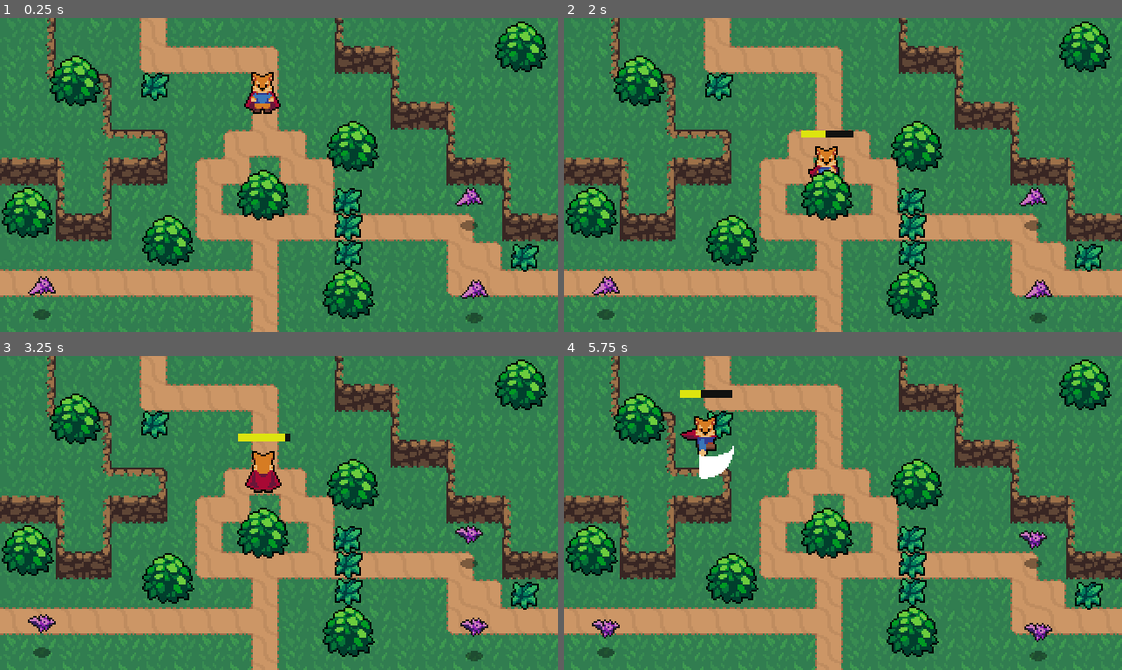
Above: before the commit, frames 1-4 (two rows, left to right).
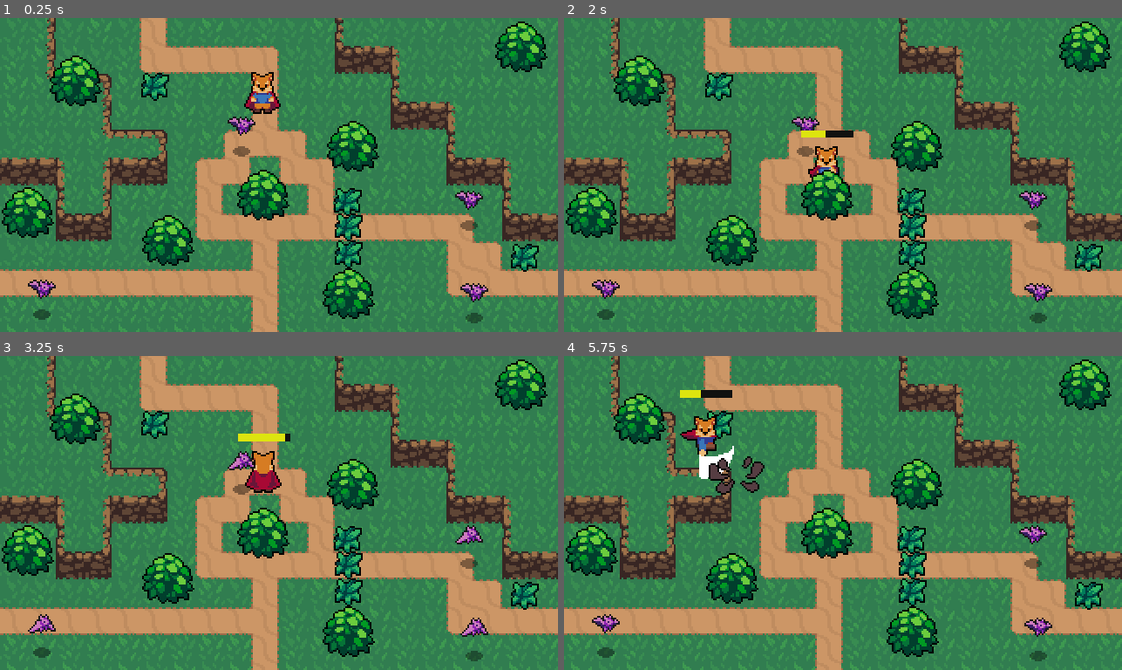
Above: after the commit, the same moments.

Repository: j-rodriguez99/Godot_ActionRPG
Game: Godot game, scene res://World.tscn
Same seed, same stepped clock (60 frames per second), same inputs: the game is played once before the commit and once after it.
Inputs:
- Up to frame 1 (0.25 s): no input
- Up to frame 2 (2 s): tap Enter (ui_accept) at 0.5, 0.77, 1.52 s; hold D (Right) 0.53-1.28 s; hold F (Attack) 0.53-1.28 s; hold S (Down) from 1.28 s (still down); tap F (Attack) at 1.35 s
- Up to frame 3 (3.25 s): release S (Down) at 2.03 s; hold D (Right) 2.03-2.78 s; hold F (Attack) 2.03-2.78 s; hold W (Up) from 2.78 s (still down); tap F (Attack) at 2.85 s; tap Enter (ui_accept) at 3.02 s
- Up to frame 4 (5.75 s): release W (Up) at 3.53 s; hold F (Attack) 3.53-4.28 s; hold A (Left) 3.53-5.03 s; tap Enter (ui_accept) at 3.77, 4.52 s; tap F (Attack) at 4.35 s; hold S (Down) from 5.03 s (still down); hold F (Attack) from 5.03 s (still down)

The runs differ from the first frame. In frame 1, 0.8% of the frame differs, in the area x 5-88%, y 31-91%; in frame 2, 0.8%; in frame 3, 0.6%; in frame 4, 1.2%, in the area x 5-88%, y 31-92%.

Commit message:
Enemy Death Effect and Bug Fix

Diff:
--- a/Bat.gd
+++ b/Bat.gd
@@ -2,6 +2,7 @@
 
 var knockback : Vector2 = Vector2.ZERO
 onready var stats : Node = $Stats
+const Bat_death_effect = preload("res://Effects/BatDeathEffect.tscn")
 
 func _physics_process(delta: float) -> void:
 	knockback = knockback.move_toward(Vector2.ZERO, delta * 100)
@@ -17,3 +18,9 @@
 
 func _on_Stats_death() -> void:
 	queue_free()
+	create_death_effect()
+
+func create_death_effect():
+	var bat_death_node = Bat_death_effect.instance()
+	get_parent().add_child(bat_death_node)
+	bat_death_node.global_position = global_position
--- /dev/null
+++ b/Effects/BatDeathEffect.tscn
@@ -0,0 +1,58 @@
+[gd_scene load_steps=14 format=2]
+
+[ext_resource path="res://Effects/Effect.gd" type="Script" id=1]
+[ext_resource path="res://Effects/EnemyDeathEffect.png" type="Texture" id=2]
+
+[sub_resource type="AtlasTexture" id=1]
+atlas = ExtResource( 2 )
+region = Rect2( 0, 0, 32, 32 )
+
+[sub_resource type="AtlasTexture" id=2]
+atlas = ExtResource( 2 )
+region = Rect2( 32, 0, 32, 32 )
+
+[sub_resource type="AtlasTexture" id=3]
+atlas = ExtResource( 2 )
+region = Rect2( 64, 0, 32, 32 )
+
+[sub_resource type="AtlasTexture" id=4]
+atlas = ExtResource( 2 )
+region = Rect2( 96, 0, 32, 32 )
+
+[sub_resource type="AtlasTexture" id=5]
+atlas = ExtResource( 2 )
+region = Rect2( 128, 0, 32, 32 )
+
+[sub_resource type="AtlasTexture" id=6]
+atlas = ExtResource( 2 )
+region = Rect2( 160, 0, 32, 32 )
+
+[sub_resource type="AtlasTexture" id=7]
+atlas = ExtResource( 2 )
+region = Rect2( 192, 0, 32, 32 )
+
+[sub_resource type="AtlasTexture" id=8]
+atlas = ExtResource( 2 )
+region = Rect2( 224, 0, 32, 32 )
+
+[sub_resource type="AtlasTexture" id=9]
+atlas = ExtResource( 2 )
+region = Rect2( 256, 0, 32, 32 )
+
+[sub_resource type="AtlasTexture" id=10]
+atlas = ExtResource( 2 )
+region = Rect2( 288, 0, 32, 32 )
+
+[sub_resource type="SpriteFrames" id=11]
+animations = [ {
+"frames": [ SubResource( 1 ), SubResource( 2 ), SubResource( 3 ), SubResource( 4 ), SubResource( 5 ), SubResource( 6 ), SubResource( 7 ), SubResource( 8 ), SubResource( 9 ), SubResource( 10 ) ],
+"loop": false,
+"name": "Animate",
+"speed": 15.0
+} ]
+
+[node name="BatDeathEffect" type="AnimatedSprite"]
+frames = SubResource( 11 )
+animation = "Animate"
+offset = Vector2( 0, -8 )
+script = ExtResource( 1 )
--- /dev/null
+++ b/Effects/Effect.gd
@@ -0,0 +1,9 @@
+extends AnimatedSprite
+
+func _ready() -> void:
+	play("Animate")
+	connect("animation_finished", self, "_on_animation_finished")
+
+
+func _on_animation_finished() -> void:
+	queue_free()
--- a/Effects/GrassEffect.gd
+++ /dev/null
@@ -1,11 +0,0 @@
-extends Node2D
-
-
-onready var animated_sprite : AnimatedSprite = $AnimatedSprite
-
-func _ready() -> void:
-	animated_sprite.play("Animate")
-
-
-func _on_AnimatedSprite_animation_finished() -> void:
-	queue_free()
--- a/Effects/GrassEffect.tscn
+++ b/Effects/GrassEffect.tscn
@@ -1,7 +1,7 @@
 [gd_scene load_steps=9 format=2]
 
 [ext_resource path="res://Effects/GrassEffect.png" type="Texture" id=1]
-[ext_resource path="res://Effects/GrassEffect.gd" type="Script" id=2]
+[ext_resource path="res://Effects/Effect.gd" type="Script" id=2]
 
 [sub_resource type="AtlasTexture" id=1]
 atlas = ExtResource( 1 )
@@ -28,16 +28,12 @@
 "frames": [ SubResource( 1 ), SubResource( 2 ), SubResource( 3 ), SubResource( 4 ), SubResource( 5 ) ],
 "loop": false,
 "name": "Animate",
-"speed": 13.0
+"speed": 15.0
 } ]
 
-[node name="GrassEffect" type="Node2D"]
-script = ExtResource( 2 )
-
-[node name="AnimatedSprite" type="AnimatedSprite" parent="."]
+[node name="GrassEffect" type="AnimatedSprite"]
 frames = SubResource( 6 )
 animation = "Animate"
 centered = false
 offset = Vector2( -8, -8 )
-
-[connection signal="animation_finished" from="AnimatedSprite" to="." method="_on_AnimatedSprite_animation_finished"]
+script = ExtResource( 2 )
--- a/Enemies/Bat.tscn
+++ b/Enemies/Bat.tscn
@@ -48,7 +48,7 @@
 [node name="AnimatedSprite" type="AnimatedSprite" parent="."]
 frames = SubResource( 6 )
 animation = "Fly"
-frame = 3
+frame = 1
 playing = true
 offset = Vector2( 0, -12 )
 
--- a/World.tscn
+++ b/World.tscn
@@ -591,3 +591,6 @@
 
 [node name="Bat3" parent="YSort" instance=ExtResource( 7 )]
 position = Vector2( 24, 170 )
+
+[node name="Bat4" parent="YSort" instance=ExtResource( 7 )]
+position = Vector2( 138.527, 76.4788 )
--- a/World/Grass.gd
+++ b/World/Grass.gd
@@ -1,10 +1,10 @@
 extends Node2D
 
+const GrassEffect : Resource = preload("res://Effects/GrassEffect.tscn")
+
 func create_grass_effect() -> void:
-	var GrassEffect : Resource =  load("res://Effects/GrassEffect.tscn")
 	var grassEffectNode : Node2D = GrassEffect.instance()
-	var world : Node = get_tree().current_scene
-	world.add_child(grassEffectNode)
+	get_parent().add_child(grassEffectNode)
 	grassEffectNode.global_position = global_position
 
 
